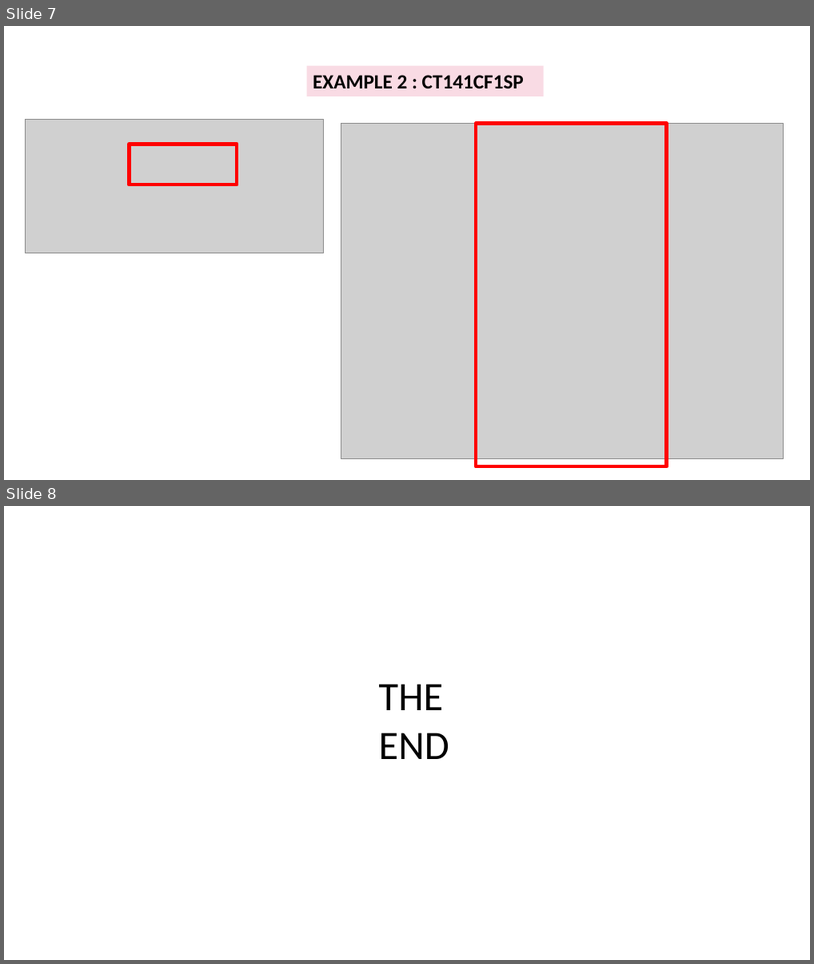
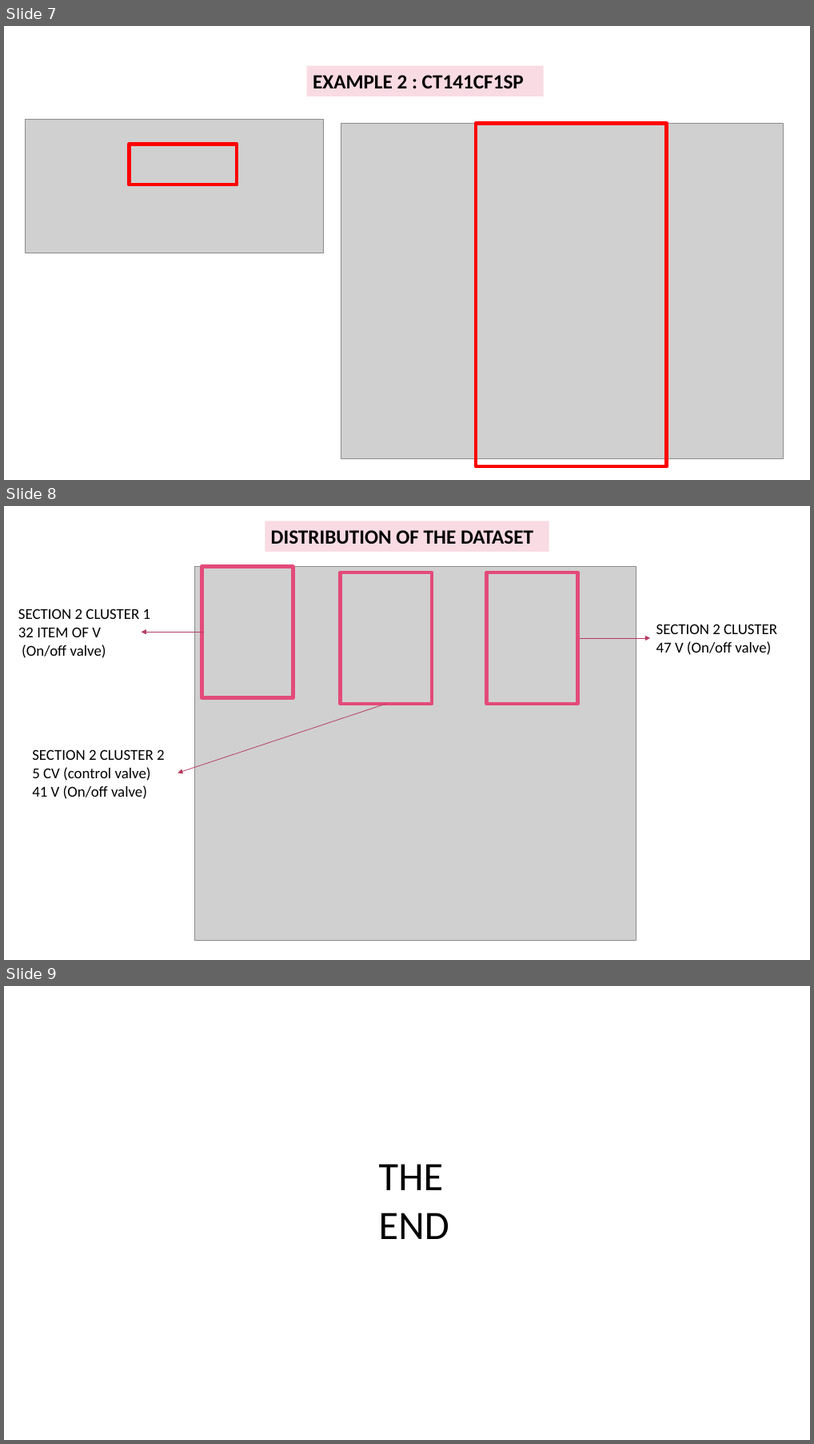
Before and after one commit to Syaziyah30/DeviceCluster, a slide deck: 1.training_model/supplementary/Device Identifier 20260520.pptx. Shown one above the other, each under a label of ours: slides 7 and 8 before the commit, slides 7, 8 and 9 after it. The pictures are 814x964 and 814x1444 pixels, drawn with LibreOffice and Linux fonts; fonts in the diff are those of the drawing; grey boxes stand for pictures. Boxes give left, top, right and bottom in pixels: in the first picture for what was removed or moved away, otherwise in the second. Text is boxed around its words. In the diff, an @@ line names an element or a change of style, - is before the commit and + after.

```diff
--- a/1.training_model/supplementary/Device Identifier 20260520.pptx
+++ b/1.training_model/supplementary/Device Identifier 20260520.pptx
@@ slide 8 added at (x1=4, y1=506, x2=810, y2=960), background #FFFFFF @@
@@ rectangle added at (x1=266, y1=521, x2=550, y2=552), fill #F9DBE4, 24 pt, text #000000, bold @@
+DISTRIBUTION OF THE DATASET
@@ picture added at (x1=194, y1=567, x2=637, y2=940) @@
@@ rectangle added at (x1=202, y1=567, x2=293, y2=698), outline #E34B7A 4.5 pt @@
@@ rectangle added at (x1=341, y1=572, x2=432, y2=704), outline #E34B7A 4.5 pt @@
@@ rectangle added at (x1=486, y1=572, x2=578, y2=704), outline #E34B7A 4.5 pt @@
@@ text added at (x1=18, y1=608, x2=151, y2=658), 18 pt, text #000000 @@
+SECTION 2 CLUSTER 1
+32 ITEM OF V
+(On/off valve)
@@ text added at (x1=657, y1=624, x2=778, y2=655), 18 pt, text #000000 @@
+SECTION 2 CLUSTER 47 V (On/off valve)
@@ arrow added from (204, 632) to (142, 632), #B63C62 0.75 pt @@
@@ arrow added from (578, 638) to (650, 638), #B63C62 0.75 pt @@
@@ arrow added from (386, 704) to (178, 772), #B63C62 0.75 pt @@
@@ text added at (x1=32, y1=749, x2=165, y2=799), 18 pt, text #000000 @@
+SECTION 2 CLUSTER 2
+5 CV (control valve)
+41 V (On/off valve)
@@ what was slide 8 is now slide 9 @@
```
Also in this commit, not shown: 2 other files.
